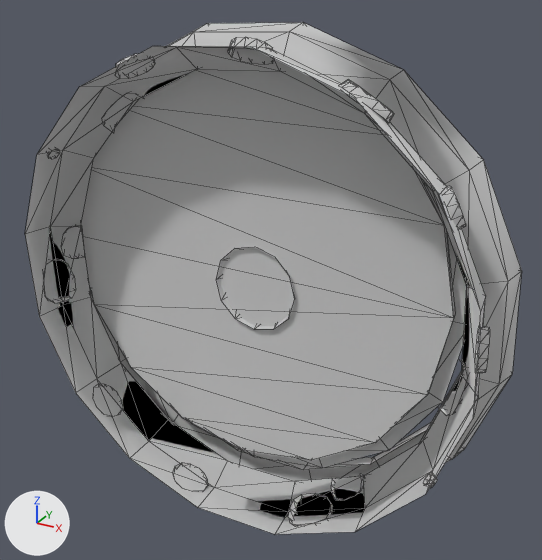
One commit to the FBX model DevAssets/Lightmaps/Regular/Game/World/Scenes/Boardwalk/WorldObjects/WishSquid/SourceAssets/WishSquid.fbx: the scene before it, then after it.
Camera for both pictures: a 50 mm lens placed at (20.09, 0.18, 20.12), pointed at (18.5, 3.08, 18.67). The lights are fixed; the arrows at lower left show +X, +Y and +Z. The picture after the commit comes second. Mesh edges are drawn as thin lines. Where no turn or scale is listed for an object, it has been applied to the vertices.

Objects in the first picture: 'WishSquidFountain', 'WishSquidFountainBasin', 'WishSquidFountainWater'.
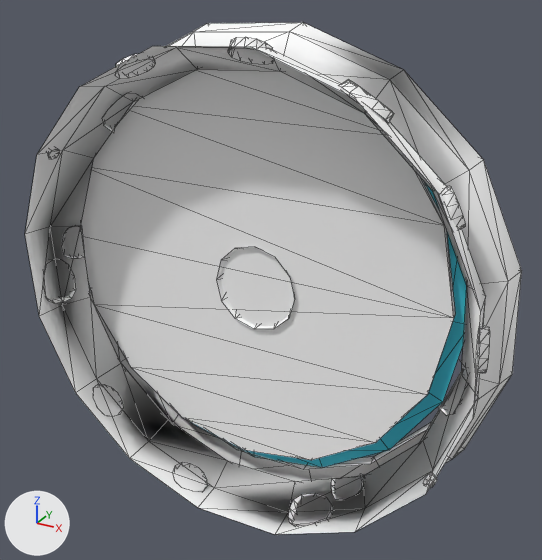
The newer file is also turned or shifted as a whole; pictures and numbers use the older file's frame.

The change, as JSON lines over the scene's bpy script:
```json
{"op": "set", "path": "mat_whitetexture.metallic", "old": "1.0", "new": "0.0"}
{"op": "set", "path": "mat_whitetexture.roughness", "old": "1.0", "new": "0.5"}
{"op": "set", "path": "mat_whitetexture.base_color", "old": "(0.8, 0.8, 0.8)", "new": "(1.0, 1.0, 1.0)", "note": "white #e7e7e7 -> white #ffffff"}
{"op": "set", "path": "mat_wishsquidfountain.metallic", "old": "1.0", "new": "0.0"}
{"op": "set", "path": "mat_wishsquidfountain.roughness", "old": "1.0", "new": "0.5"}
{"op": "set", "path": "mat_wishsquidfountain.base_color", "old": "(0.8, 0.8, 0.8)", "new": "(1.0, 1.0, 1.0)", "note": "white #e7e7e7 -> white #ffffff"}
{"op": "set", "path": "mat_boardwalkwater.metallic", "old": "1.0", "new": "0.0"}
{"op": "set", "path": "mat_boardwalkwater.roughness", "old": "1.0", "new": "0.5"}
{"op": "set", "path": "mat_boardwalkwater.base_color", "old": "(0.8, 0.8, 0.8)", "new": "(0.0458, 0.597, 0.779)", "note": "white #e7e7e7 -> cyan #3ccbe4"}
```

Boxes (x1, y1, x2, y2) around the edits, measured in the pictures (542 x 560 px):
```json
{"object": "WishSquidFountainBasin", "change": "recoloured, surface changed", "before": [81, 69, 456, 460], "after": [81, 69, 456, 460]}
{"object": "WishSquidFountain", "change": "recoloured, surface changed", "before": [25, 23, 522, 534], "after": [25, 23, 522, 534]}
{"object": "WishSquidFountainWater", "change": "recoloured, surface changed", "before": [191, 183, 467, 467], "after": [191, 183, 467, 467]}
```
